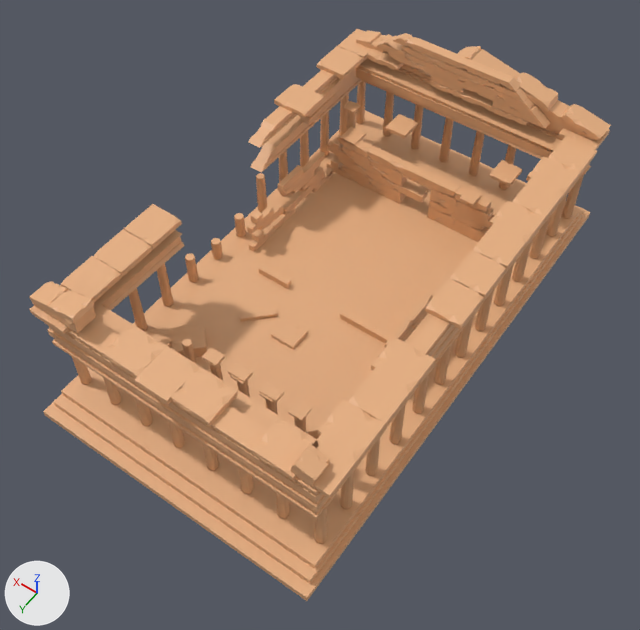
An edit to the Blender file Parthenon.blend, drawn before and after from the same camera.
One viewpoint serves both versions: a 50 mm lens placed at (-11.6, 16.6, 24.1), pointed at (-1.3, 2.2, 1.4). Every picture has the same lights, and +X, +Y and +Z are marked at lower left.
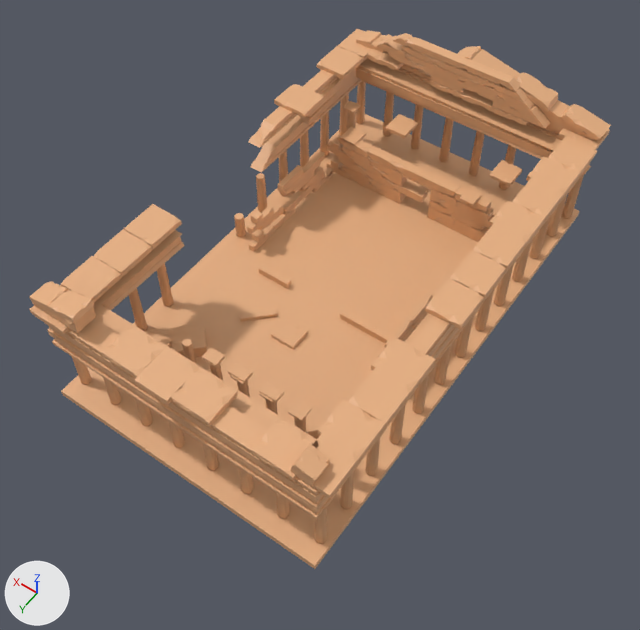
Pixel boxes (x1, y1, x2, y2) of what changed, in the pictures (640 x 630 px):
'Cube.057', reshaped: before (29, 29, 611, 601); after (29, 29, 611, 569)
part 1 of me_cube_093, deleted: before (211, 238, 223, 260)
part 2 of me_cube_093, deleted: before (185, 253, 199, 283)
part 3 of me_cube_093, deleted (beige): before (43, 110, 590, 601)
part 4 of me_cube_093, cut back: before (54, 211, 584, 584); after (61, 211, 580, 569)

The edits, one by one:
me_cube_093 is used by ob_cube_057; location (-0.89, 0.37, 0.53); scale (3.94, 6.2, 0.101).
me_cube_093 had 15080 vertices, 11745 faces, 1 loose edge and spanned x -1.3..1.3, y -1.5..1.5, z -8.5..51.9.
me_cube_093 now has 14872 vertices, 11609 faces, 1 loose edge and spans x -1.3..1.3, y -1.4..1.4, z -3.5..51.9.
me_cube_093 part 1: the loose piece of 96 vertices spanning x 1.1..1.2, y 0.2, z -0.9..6.7 is deleted.
me_cube_093 part 2: the loose piece of 96 vertices spanning x 1.1..1.2, y 0.4, z -0.9..10.5 is deleted.
me_cube_093 part 3: the loose piece of 8 vertices spanning x -1.3..1.3, y -1.5..1.5, z -8.5..-6.0 is deleted.
Part 4, on me_cube_093:
8 vertices are removed from x -1.3..1.3, y -1.4..1.4, z -6.0..-3.5.
11 faces are deleted.
5 new faces join them.
